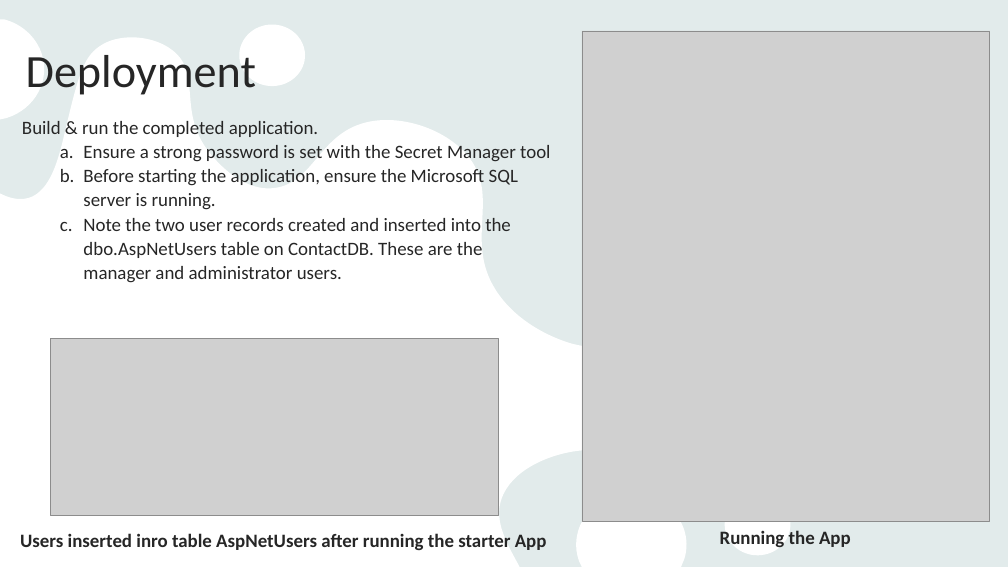
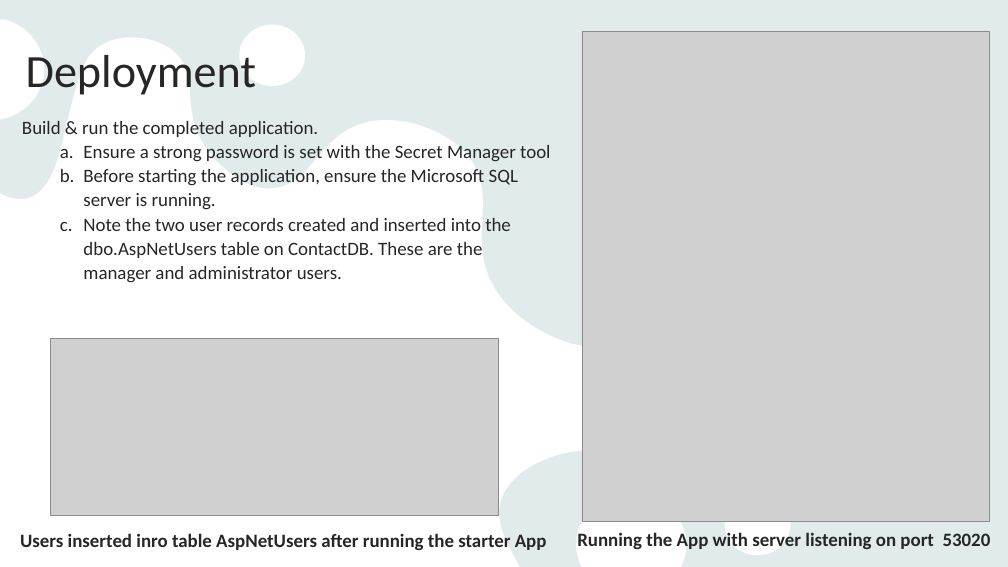
Before and after one commit to habeeb-omotunde/FinalProject_BDAT1001, a slide deck: slide 14 of Group 2 Presentation.pptx. Drawn at 1008x567 pixels with LibreOffice and Linux fonts; fonts in the diff are those of the drawing; grey boxes stand for pictures. Boxes give left, top, right and bottom in pixels: in the first picture for what was removed or moved away, otherwise in the second. Text is boxed around its words. In the diff, an @@ line names an element or a change of style, - is before the commit and + after.

```diff
--- a/Group 2 Presentation.pptx
+++ b/Group 2 Presentation.pptx
@@ text at bbox=[577, 532, 991, 549]: text changed @@
-Running the App
+Running the App with server listening on port 53020
```
Also in this commit, not shown: 4 other slides changed.
